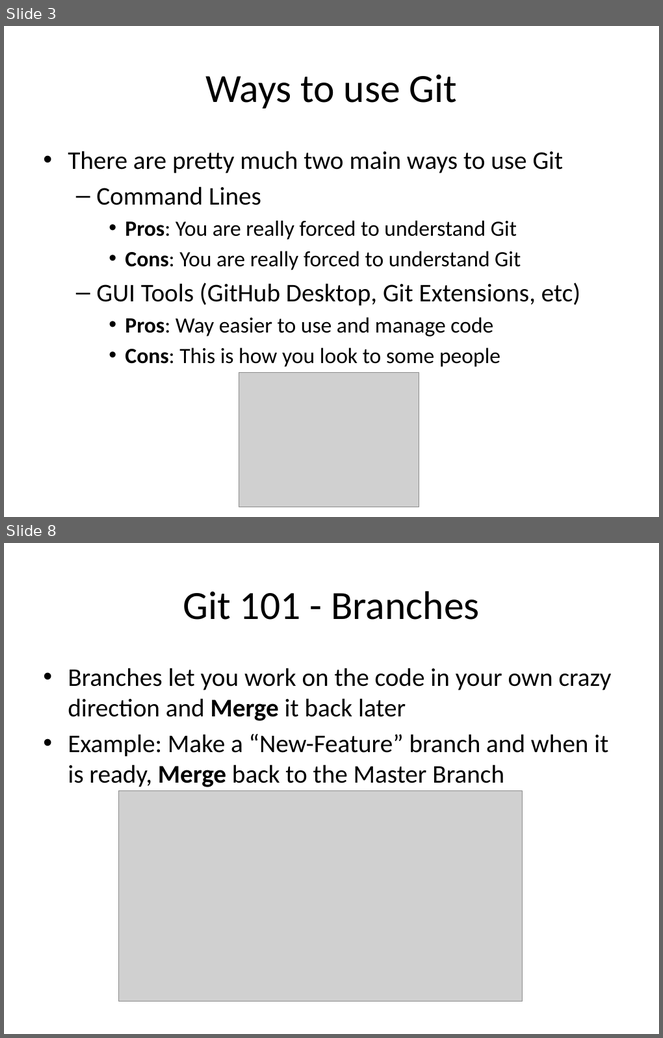
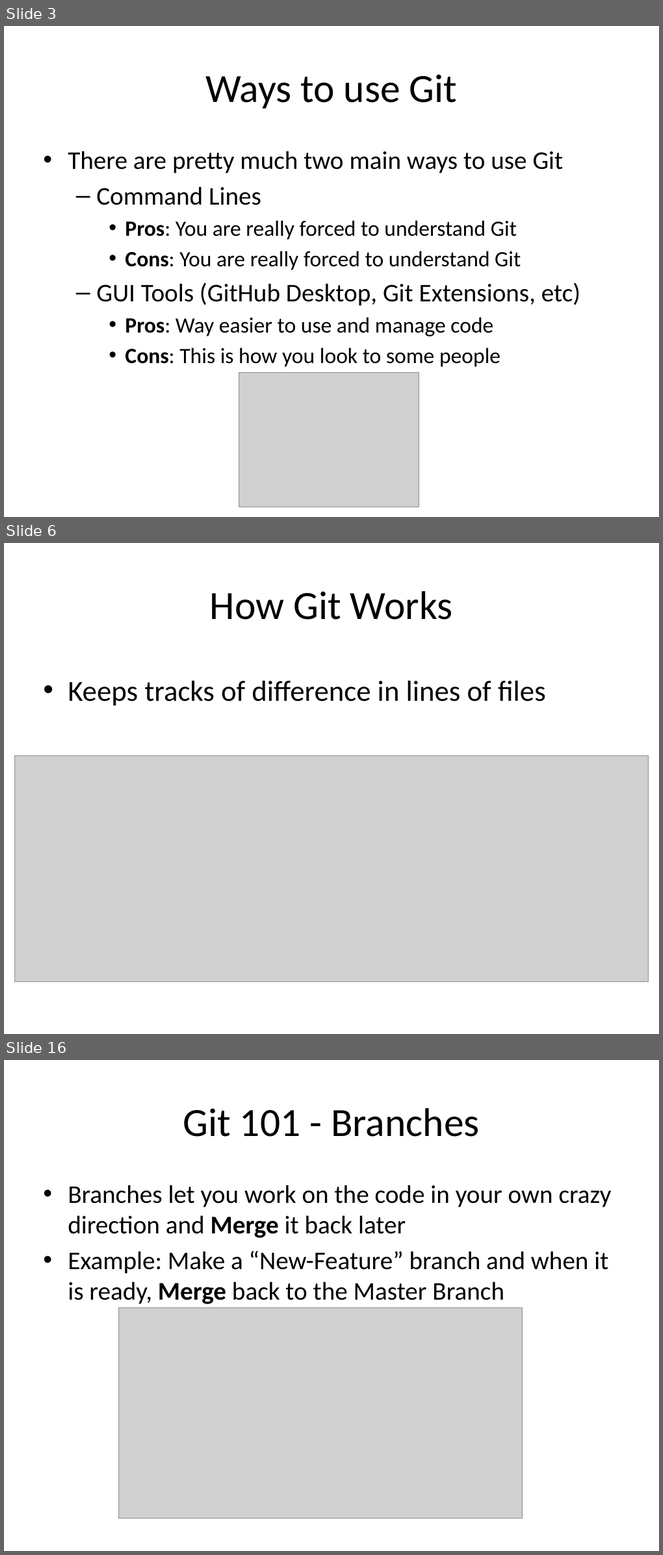
Before and after one commit to sjfricke/IEEE-Mini-Projects-UW-Madison, a slide deck: Tutorial/PowerPoint Versions/Git and using GitHub.pptx. Shown one above the other, each under a label of ours: slides 3 and 8 before the commit, slides 3, 6 and 16 after it; the slides between them are not shown. The pictures are 663x1038 and 663x1555 pixels, drawn with LibreOffice and Linux fonts; fonts in the diff are those of the drawing; grey boxes stand for pictures. Boxes give left, top, right and bottom in pixels: in the first picture for what was removed or moved away, otherwise in the second. Text is boxed around its words. In the diff, an @@ line names an element or a change of style, - is before the commit and + after.

```diff
--- a/Tutorial/PowerPoint Versions/Git and using GitHub.pptx
+++ b/Tutorial/PowerPoint Versions/Git and using GitHub.pptx
@@ slide 6 added at (4, 543, 659, 1034), background #FFFFFF @@
@@ title added at (210, 591, 453, 620), 44 pt, text #000000 @@
+How Git Works
@@ text added at (68, 681, 546, 706), 32 pt, text #000000 @@
+• Keeps tracks of difference in lines of files
@@ picture added at (15, 756, 649, 982) @@
@@ what was slide 8 is now slide 16 @@
```
Also in this commit, not shown: 6 slides changed, 15 other slides added, 2 other files.
